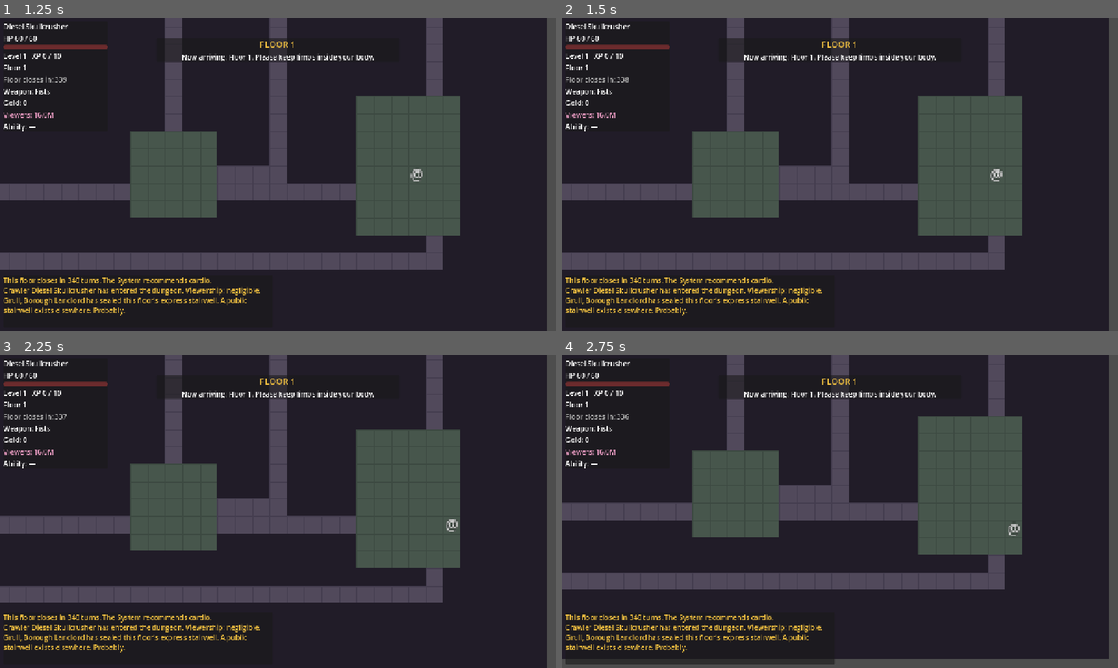
Above: before the commit, frames 1-4 (two rows, left to right).
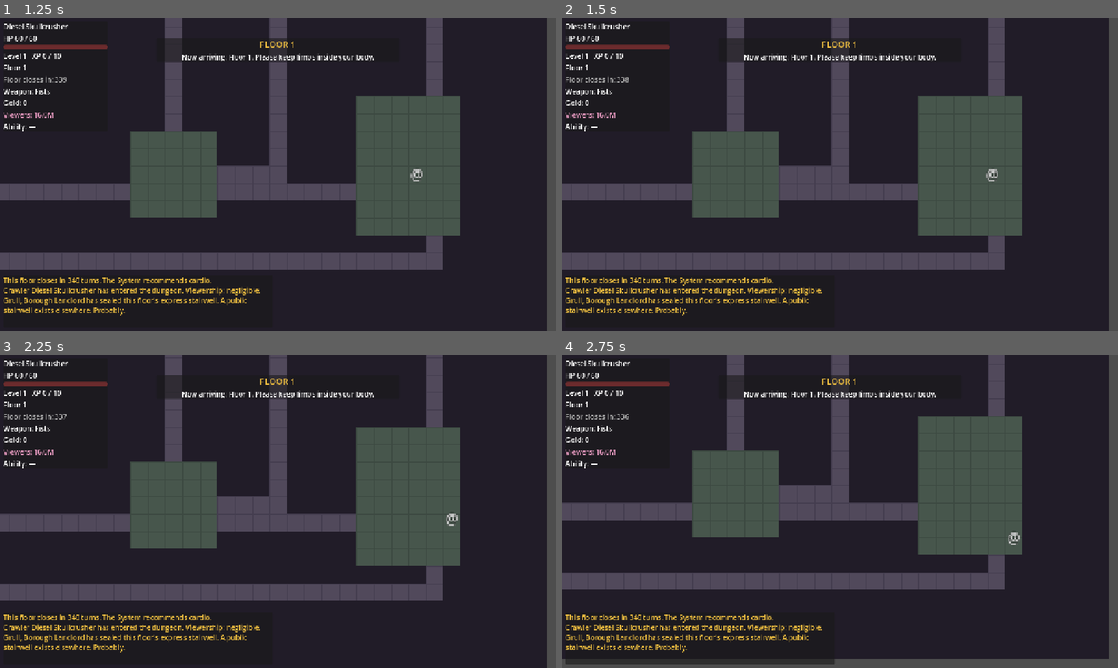
Above: after the commit, the same moments.

Repository: SamuelArchibald3/DungeonCrawler
Game: Godot game, scene res://scenes/main/main.tscn
Two runs of this game, one before a commit and one after it. Both use one fixed random seed, a clock stepped at 60 frames per second and the inputs below.
Inputs (mouse positions are in pixels of both pictures, inside the frame that each line leads up to):
- Up to frame 1 (1.25 s): click "ENTER THE DUNGEON" at 0.5 s
- Up to frame 2 (1.5 s): tap Enter at 1.25 s; move the mouse to (962, 158) at 1.27 s; hold D (move_right) from 1.28 s (still down); hold Space (wait) from 1.28 s (still down); click (962, 158) at 1.42 s
- Up to frame 3 (2.25 s): move the mouse to (166, 527) at 2.02 s; release D (move_right) at 2.03 s; release Space (wait) at 2.03 s; hold S (move_down) from 2.03 s (still down); tap Q (ability) at 2.1 s
- Up to frame 4 (2.75 s): keep holding S (move_down); tap Space (wait) at 2.3 s

Frame 1 is identical in both runs. In frame 2, less than 0.1% of the frame differs, in the area x 76-80%, y 48-53%; in frame 3, 2.2%, in the area x 0-83%, y 23-80%; in frame 4, less than 0.1%.

Commit message:
Add enemy health bars and smoother, faster player movement
Enemies now show a health bar above their glyph the moment they take
damage: fill width tracks HP and the color lerps from green through
yellow to red as they weaken. The bar is driven by a setter on hp, so
every damage source (bumps, abilities, future effects) updates it for
free; full-HP enemies stay clean.

Movement feel: the realtime player action cooldown drops from 0.42s to
0.28s, and move tweens now glide at cadence length in realtime (0.26s
player / 0.3s enemies) instead of the turn-based 0.08s hop, so held-key
movement flows continuously instead of stuttering tile to tile.

Co-Authored-By: Claude Fable 5 <noreply@anthropic.com>

Diff:
--- a/scenes/dungeon/entity.gd
+++ b/scenes/dungeon/entity.gd
@@ -4,7 +4,9 @@
 ## grid_pos is the truth; the visual position tweens toward it cosmetically.
 
 const TILE := 16
-const MOVE_TWEEN_TIME := 0.08
+const MOVE_TWEEN_TIME := 0.08          # turn-based: quick hop
+const REALTIME_PLAYER_GLIDE := 0.26    # realtime: glide matching action cadence
+const REALTIME_ENEMY_GLIDE := 0.3
 
 static var _mono_font: SystemFont
 
@@ -15,7 +17,10 @@
 
 ## Enemy-only fields (null/unused for the player)
 var enemy_def: EnemyDef
-var hp := 0
+var hp := 0:
+	set(value):
+		hp = value
+		_update_health_bar()
 var max_hp := 0
 var xp_value := 0
 var turn_counter := 0
@@ -27,6 +32,8 @@
 
 var _label: Label
 var _tween: Tween
+var _bar_bg: ColorRect
+var _bar_fill: ColorRect
 
 
 static func make(glyph_: String, color_: Color, pos: Vector2i) -> Entity:
@@ -91,6 +98,18 @@
 	add_child(_label)
 	_center_label.call_deferred()
 
+	if enemy_def != null:
+		_bar_bg = ColorRect.new()
+		_bar_bg.color = Color(0, 0, 0, 0.7)
+		_bar_bg.position = Vector2(1, -4)
+		_bar_bg.size = Vector2(TILE - 2, 3)
+		add_child(_bar_bg)
+		_bar_fill = ColorRect.new()
+		_bar_fill.position = Vector2(1, -4)
+		_bar_fill.size = Vector2(TILE - 2, 3)
+		add_child(_bar_fill)
+		_update_health_bar()
+
 
 func _center_label() -> void:
 	var ms := _label.get_combined_minimum_size()
@@ -104,8 +123,11 @@
 	if _tween != null and _tween.is_valid():
 		_tween.kill()
 	if animate and is_inside_tree():
+		var duration := MOVE_TWEEN_TIME
+		if GameState.realtime_mode:
+			duration = REALTIME_PLAYER_GLIDE if is_player else REALTIME_ENEMY_GLIDE
 		_tween = create_tween()
-		_tween.tween_property(self, "position", target, MOVE_TWEEN_TIME)
+		_tween.tween_property(self, "position", target, duration)
 	else:
 		position = target
 
@@ -122,6 +144,26 @@
 	_tween.tween_property(self, "position", home, 0.07)
 
 
+## Health bar: hidden at full HP, green -> red as HP falls.
+func _update_health_bar() -> void:
+	if _bar_fill == null:
+		return
+	var damaged := hp < max_hp
+	_bar_bg.visible = damaged
+	_bar_fill.visible = damaged
+	var fraction := clampf(float(hp) / maxf(float(max_hp), 1.0), 0.0, 1.0)
+	_bar_fill.size.x = (TILE - 2) * fraction
+	_bar_fill.color = Color(0.9, 0.2, 0.15).lerp(Color(0.25, 0.8, 0.25), fraction)
+
+
+func health_bar_visible() -> bool:
+	return _bar_fill != null and _bar_fill.visible
+
+
+func health_bar_color() -> Color:
+	return _bar_fill.color if _bar_fill != null else Color()
+
+
 func display_name() -> String:
 	if is_player:
 		return GameState.character.char_name
--- a/scenes/main/main.gd
+++ b/scenes/main/main.gd
@@ -291,6 +291,10 @@
 func _shot_tick() -> void:
 	_autorun_frames += 1
 	match _autorun_frames:
+		44:
+			if is_instance_valid(dungeon):
+				for e: Entity in dungeon.enemies:
+					e.hp = maxi(int(e.max_hp * 0.55), 1)  # show off health bars
 		45:
 			_capture("gameplay")
 		46:
--- a/scripts/turn_manager.gd
+++ b/scripts/turn_manager.gd
@@ -9,7 +9,7 @@
 ## "turn" every WORLD_TICK_SECONDS whether or not the player acts, and the
 ## player may act once per PLAYER_ACTION_SECONDS via held keys.
 const WORLD_TICK_SECONDS := 0.45
-const PLAYER_ACTION_SECONDS := 0.42
+const PLAYER_ACTION_SECONDS := 0.28
 
 const DIRECTION_ACTIONS := {
 	"move_up": Vector2i.UP,
--- a/tests/systest.gd
+++ b/tests/systest.gd
@@ -585,6 +585,20 @@
 	tm.set_process(true)
 	c.hp = c.max_hp
 
+	# --- Enemy health bars: appear on damage, shift green -> red ---
+	var bar_rat := Entity.make_enemy(EnemyDef.all()[0], Vector2i(3, 3), 1)
+	dungeon.add_child(bar_rat)
+	await get_tree().process_frame
+	check(not bar_rat.health_bar_visible(), "health bar hidden at full HP")
+	bar_rat.hp = int(bar_rat.max_hp / 2.0)
+	check(bar_rat.health_bar_visible(), "health bar appears once damaged")
+	var half_hp_color: Color = bar_rat.health_bar_color()
+	bar_rat.hp = 1
+	var low_hp_color: Color = bar_rat.health_bar_color()
+	check(low_hp_color.r > half_hp_color.r and low_hp_color.g < half_hp_color.g,
+		"health bar shifts from green toward red as HP drops")
+	bar_rat.queue_free()
+
 	# --- Death path shows game over ---
 	c.hp = 0
 	Events.player_died.emit()
